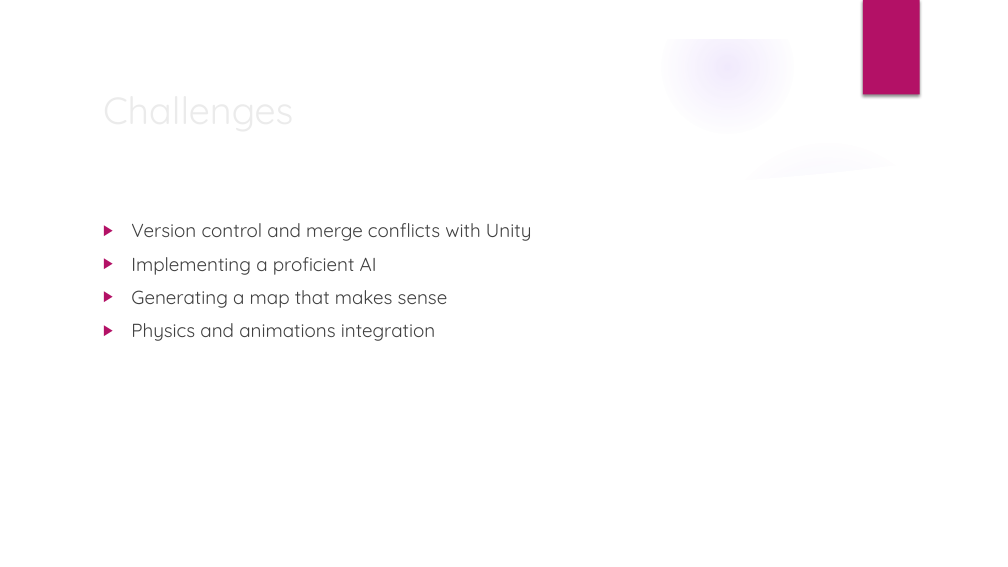
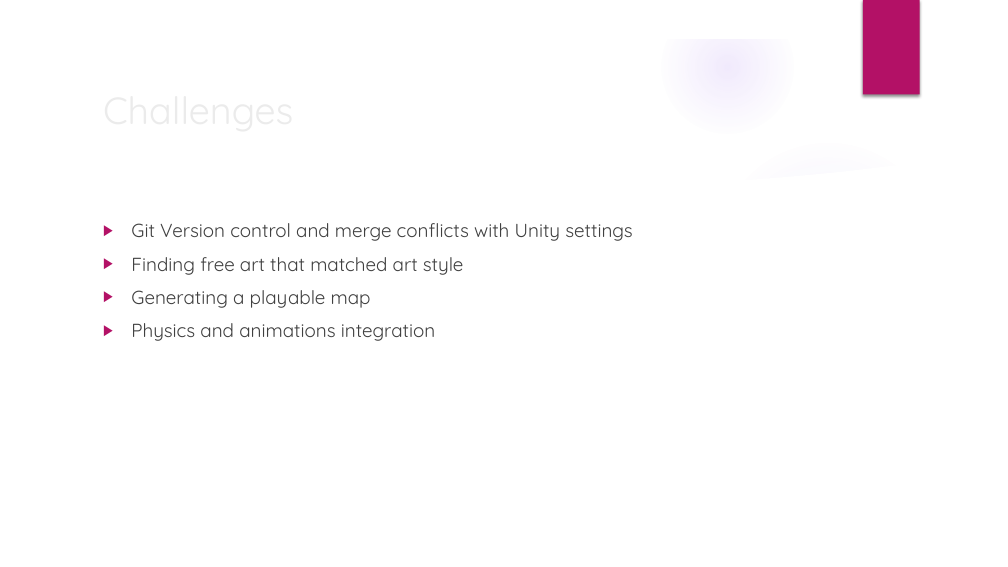
Before and after one commit to trevinofernando/2D-Tactical-Game, a slide deck: slide 4 of First Playable.pptx. Drawn at 1008x567 pixels with LibreOffice and Linux fonts; fonts in the diff are those of the drawing; background and template pictures are left out. Boxes give left, top, right and bottom in pixels: in the first picture for what was removed or moved away, otherwise in the second. Text is boxed around its words. In the diff, an @@ line names an element or a change of style, - is before the commit and + after.

Commit message:
Finalized first playable ppt

```diff
--- a/First Playable.pptx
+++ b/First Playable.pptx
@@ text at box(131, 223, 633, 308): text changed @@
-▶ Version control and merge conflicts with Unity
-▶ Implementing a proficient AI
-▶ Generating a map that makes sense
+▶ Git Version control and merge conflicts with Unity settings
+▶ Finding free art that matched art style
+▶ Generating a playable map
```
Also in this commit, not shown: 3 other slides changed.
